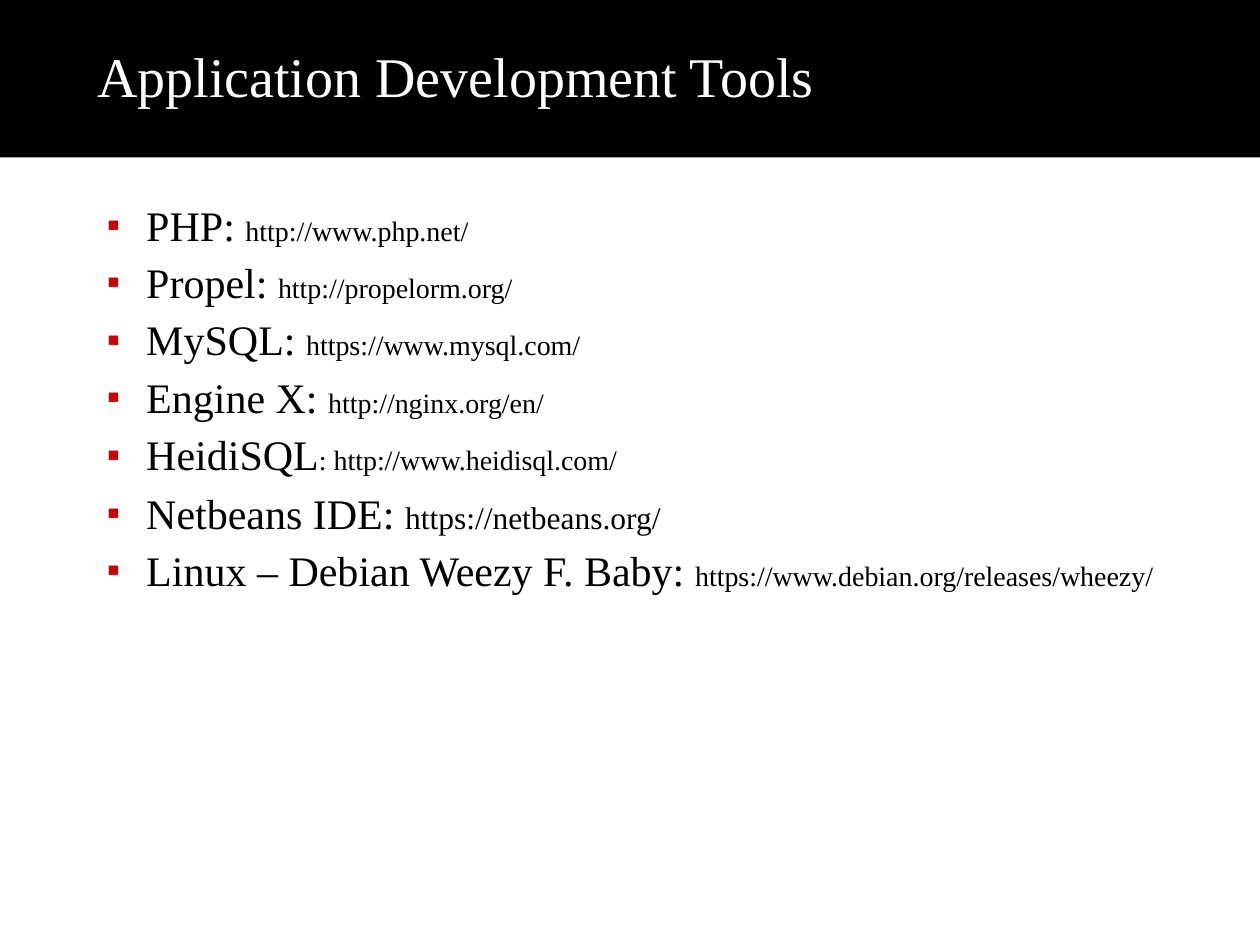
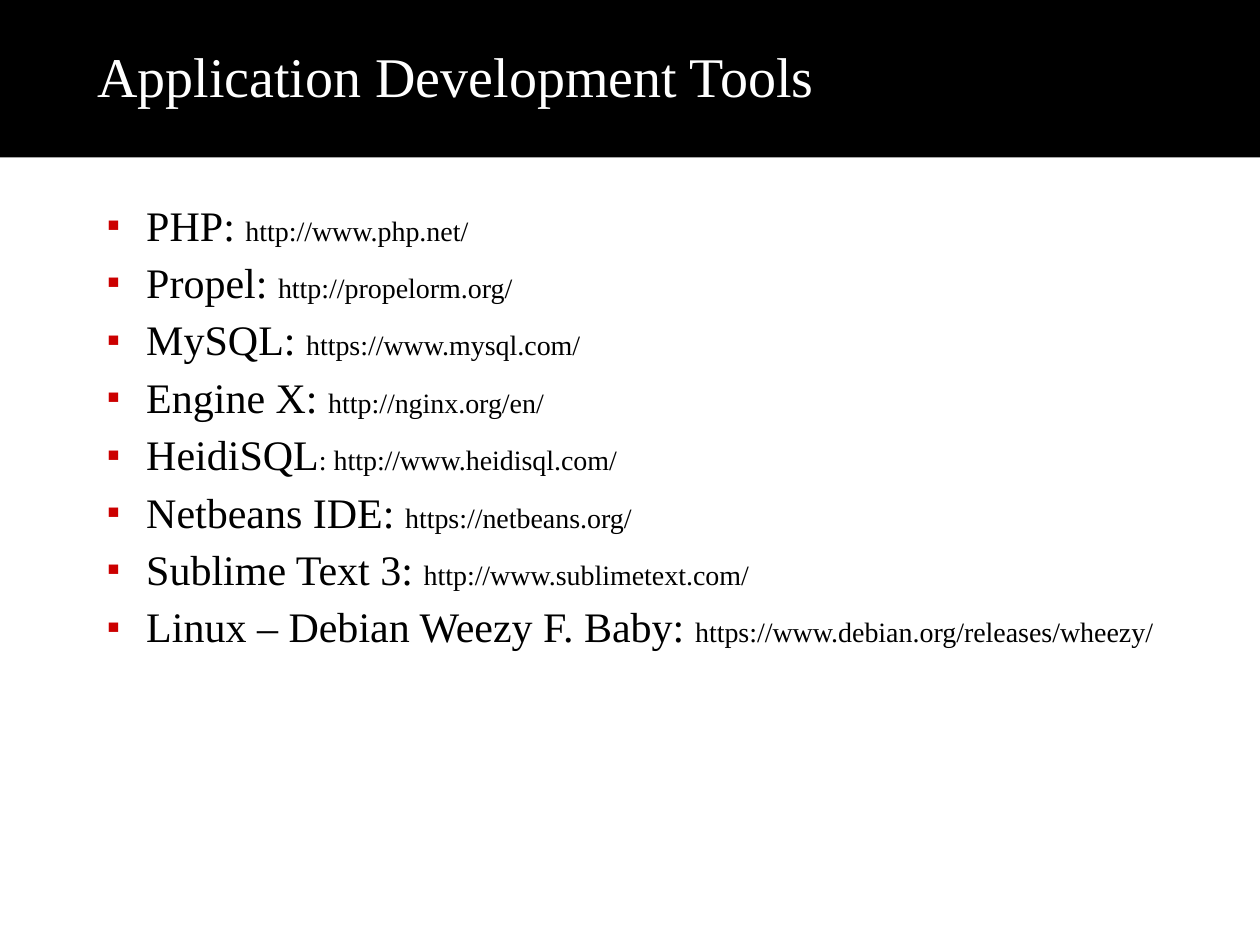
Before and after one commit to mothepro/University-Database, a slide deck: slide 2 of extras/Poon Tycoon Inc..ppt. Drawn at 1260x945 pixels with LibreOffice and Linux fonts; fonts in the diff are those of the drawing; background and template pictures are left out. Boxes give left, top, right and bottom in pixels: in the first picture for what was removed or moved away, otherwise in the second. Text is boxed around its words. In the diff, an @@ line names an element or a change of style, - is before the commit and + after.

```diff
--- a/extras/Poon Tycoon Inc..ppt
+++ b/extras/Poon Tycoon Inc..ppt
@@ text at <box>146,499,631,533</box>: size 18 to 16 pt in "https://netbeans.org/" @@
@@ text at <box>146,556,749,591</box>: paragraph added @@
+  ▪ Sublime Text 3: http://www.sublimetext.com/
```
Also in this commit, not shown: 1 other slide changed, 1 slide added.
